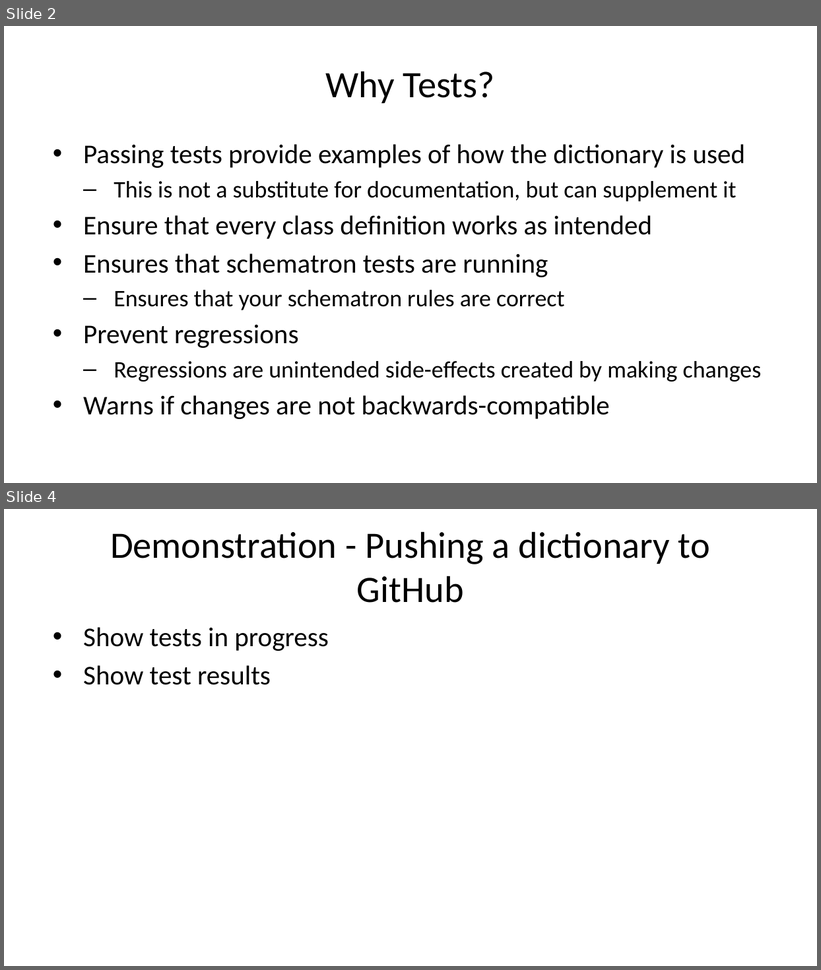
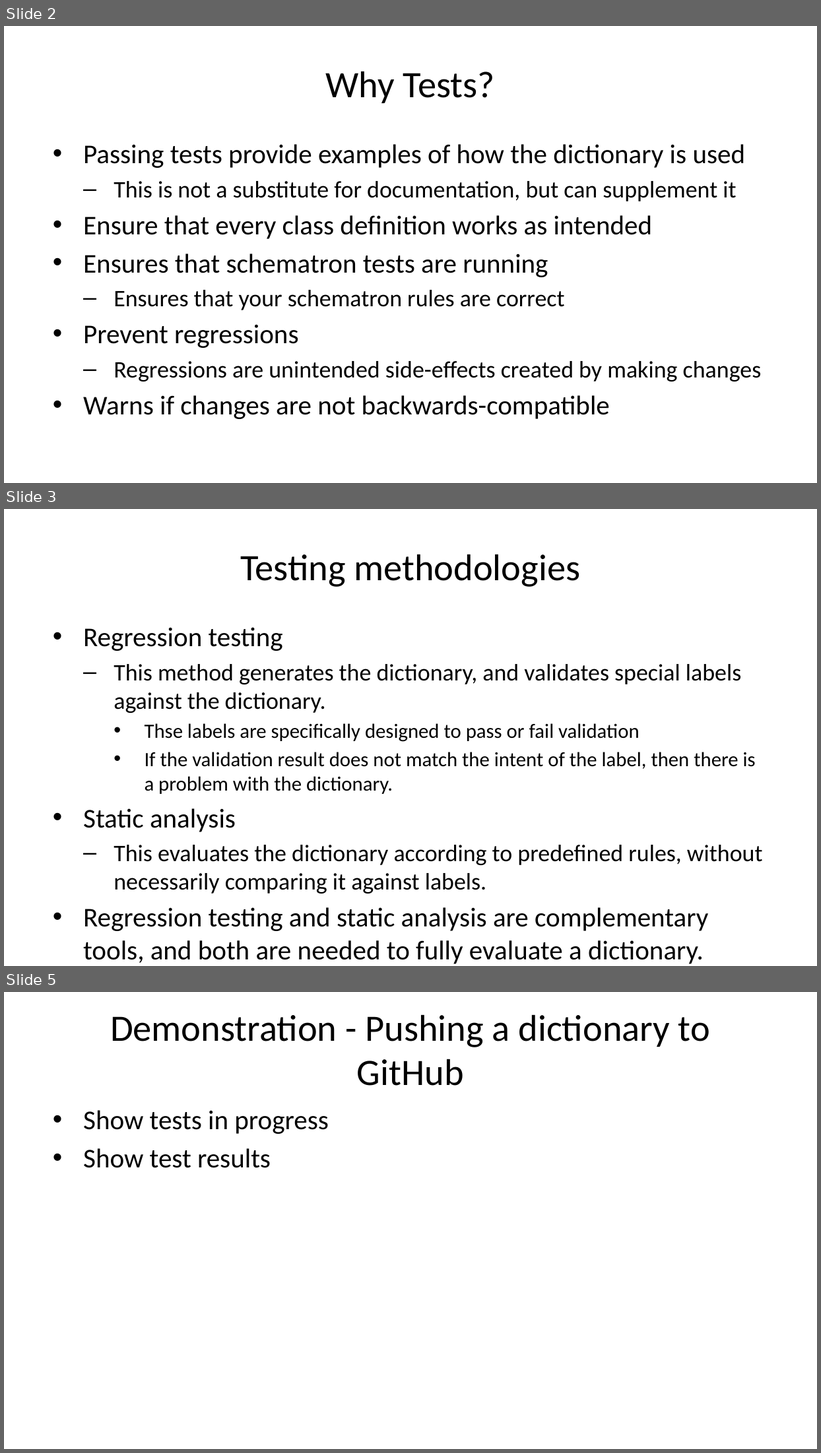
Before and after one commit to sbn-psi/dmsp, a slide deck: LDDTesting/stone-LDDTestingPrinciples.pptx. Shown one above the other, each under a label of ours: slides 2 and 4 before the commit, slides 2, 3 and 5 after it; the slides between them are not shown. The pictures are 821x970 and 821x1453 pixels, drawn with LibreOffice and Linux fonts; fonts in the diff are those of the drawing. Boxes give left, top, right and bottom in pixels: in the first picture for what was removed or moved away, otherwise in the second. Text is boxed around its words. In the diff, an @@ line names an element or a change of style, - is before the commit and + after.

Commit message:
Some additions
* Added more rationale for invalid label tests
* Added text about minimizing the non-tested portions of labels
* Added benefits to generating tests from templates

```diff
--- a/LDDTesting/stone-LDDTestingPrinciples.pptx
+++ b/LDDTesting/stone-LDDTestingPrinciples.pptx
@@ slide 3 added at [4,509,817,966], background #FFFFFF @@
@@ title added at [240,554,581,587], 33 pt, text #000000 @@
+Testing methodologies
@@ text added at [83,627,763,964], 21 pt, text #000000 @@
+• Regression testing
+  – This method generates the dictionary, and validates special labels against the dictionary.
+    • Thse labels are specifically designed to pass or fail validation
+    • If the validation result does not match the intent of the label, then there is a problem with the dictionary.
+• Static analysis
+  – This evaluates the dictionary according to predefined rules, without necessarily comparing it against labels.
+• Regression testing and static analysis are complementary tools, and both are needed to fully evaluate a dictionary.
@@ what was slide 4 is now slide 5 @@
```
Also in this commit, not shown: 5 slides changed, 1 other slide added, 1 other file.
